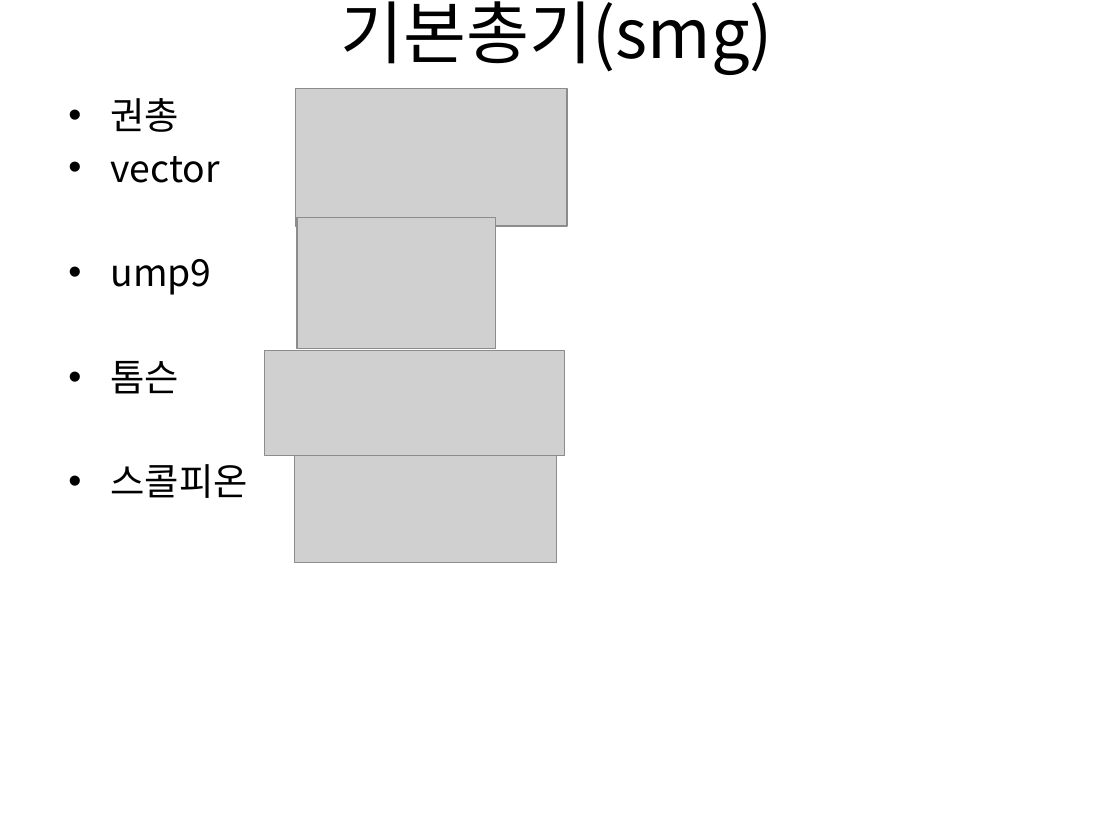
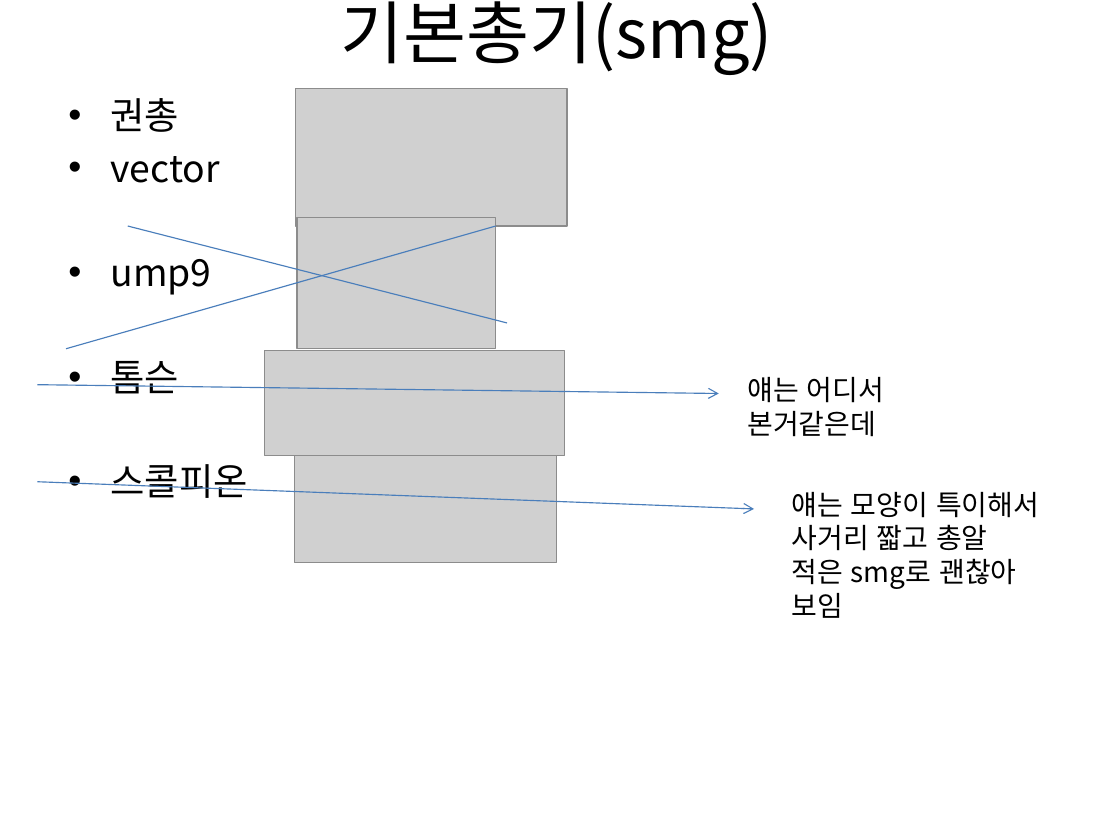
Before and after one commit to gkdlgndpdu/EscapeJail, a slide deck: slide 39 of EscapeJail/Assets/기획/스테이지1기획.pptx. Drawn at 1120x840 pixels with LibreOffice and Linux fonts; fonts in the diff are those of the drawing; grey boxes stand for pictures. Boxes give left, top, right and bottom in pixels: in the first picture for what was removed or moved away, otherwise in the second. Text is boxed around its words. In the diff, an @@ line names an element or a change of style, - is before the commit and + after.

```diff
--- a/EscapeJail/Assets/기획/스테이지1기획.pptx
+++ b/EscapeJail/Assets/기획/스테이지1기획.pptx
@@ line added from (66, 348) to (496, 226), #4B7EBC 0.75 pt @@
@@ line added from (128, 226) to (507, 323), #4B7EBC 0.75 pt @@
@@ arrow added from (37, 385) to (719, 393), #4B7EBC 0.75 pt @@
@@ text added at (x1=747, y1=377, x2=884, y2=437), 18 pt, text #000000 @@
+얘는 어디서 본거같은데
@@ arrow added from (37, 482) to (754, 508), #4B7EBC 0.75 pt @@
@@ text added at (x1=792, y1=492, x2=1039, y2=618), 18 pt, text #000000 @@
+얘는 모양이 특이해서 사거리 짧고 총알 적은 smg로 괜찮아 보임
```
Also in this commit, not shown: 4 other slides changed, 2 other files.
